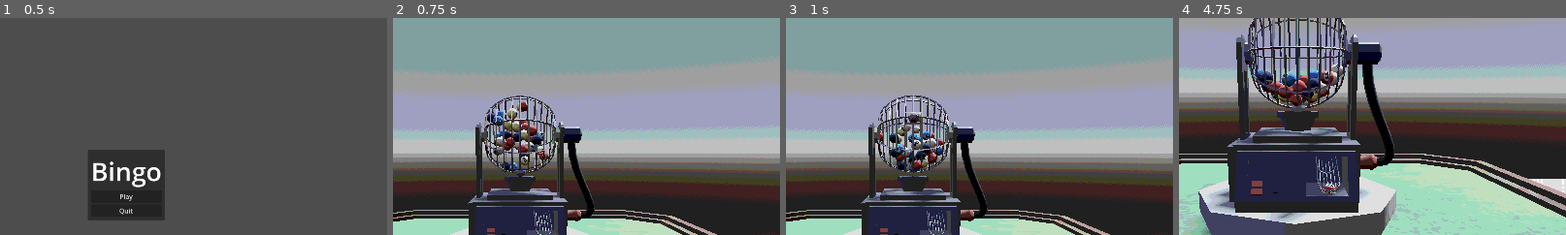
Above: before the commit, frames 1-4 (left to right).
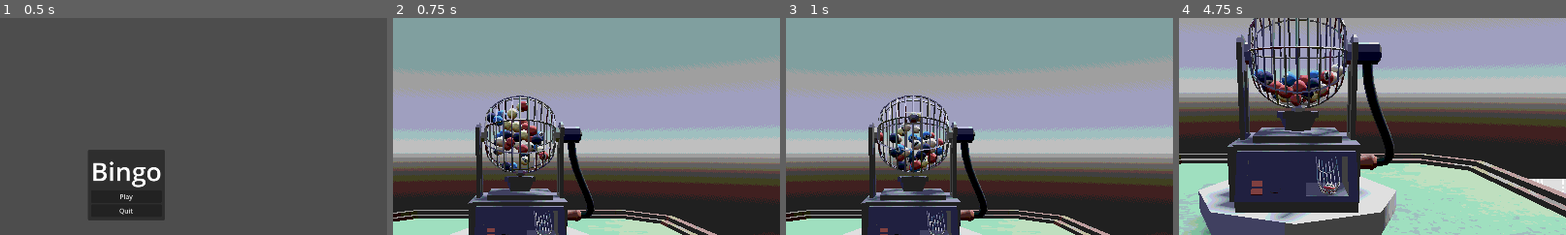
Above: after the commit, the same moments.

Repository: noahpete/bingo
Game: Godot game, scene res://scenes/ui/main_menu.tscn
The game is run twice, just before and just after one commit, with the same random seed, the same clock (stepped at 60 frames per second) and the same inputs.
Inputs (mouse positions are % of the whole screen's width and height, from its top left):
- Up to frame 1 (0.5 s): no input
- Up to frame 2 (0.75 s): click "Play" at 0.5 s
- Up to frame 3 (1 s): no input
- Up to frame 4 (4.75 s): move the mouse to (72, 45) at 1.27 s; click (72, 45) at 1.42 s; move the mouse to (30, 55) at 2.02 s; click (30, 55) at 2.17 s; move the mouse to (60, 28) at 2.77 s; click (60, 28) at 2.92 s; move the mouse to (45, 70) at 3.52 s; click (45, 70) at 3.67 s; move the mouse to (80, 65) at 4.27 s; click (80, 65) at 4.42 s
The pictures show only the part of the screen within x 34-84%, y 12-61%; the shares and areas given below are measured in that part.

Frame 1 is identical in both runs. In frame 2, less than 0.1% of the frame differs, in the area x 25-39%, y 38-70%; in frame 3, less than 0.1%; in frame 4, less than 0.1%, in the area x 21-42%, y 21-78%.

Commit message:
Proper ball numbering

Diff:
--- a/scenes/ball/bingo_ball_mesh.gd
+++ b/scenes/ball/bingo_ball_mesh.gd
@@ -15,7 +15,7 @@
 func _ready() -> void:
 	color_rect.color = Color(colors.pick_random())
 
-	var value = randi_range(1, 75)
+	var value = GameData.draw_ball_number()
 	rich_text_label.text = str(value)
 	if value < 10:
 		rich_text_label.position.x += 3
--- a/scripts/game_data.gd
+++ b/scripts/game_data.gd
@@ -1,3 +1,12 @@
 extends Node
 
-var is_player_turn := true
+var is_player_turn: bool = true
+var drawn_numbers_set: Dictionary = {}
+
+
+func draw_ball_number() -> int:
+	var number = randi_range(1, 75)
+	while drawn_numbers_set.has(number):
+		number = randi_range(1, 75)
+	drawn_numbers_set[number] = null
+	return number
